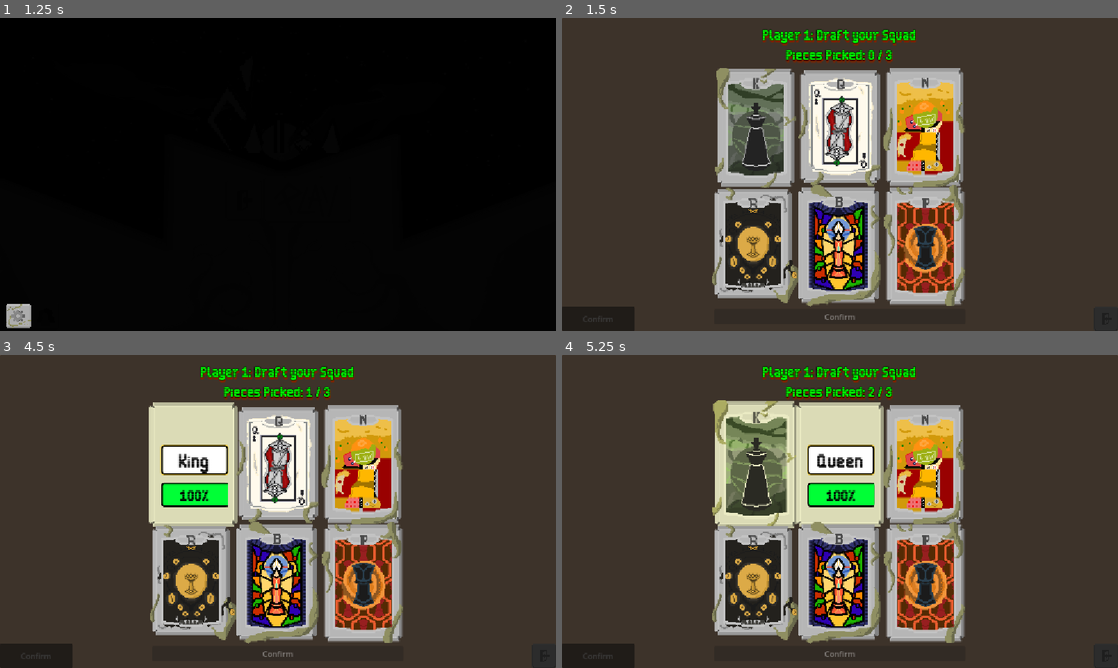
Above: before the commit, frames 1-4 (two rows, left to right).
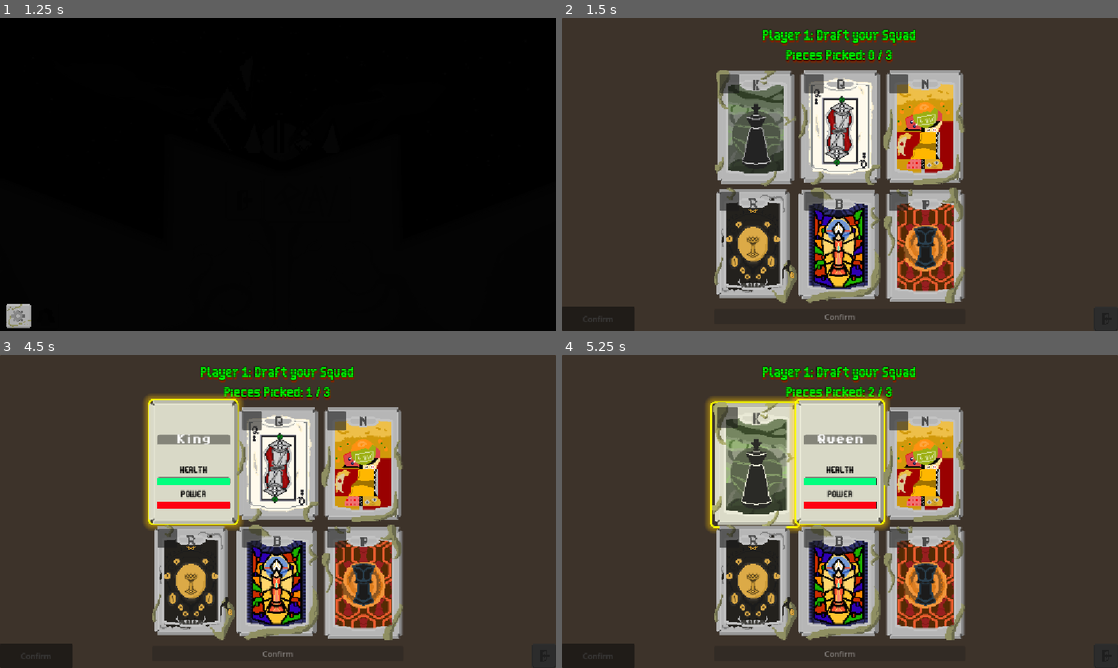
Above: after the commit, the same moments.

Repository: Caiisa-Games/caiisa
Game: Godot game, scene res://scenes/main_menu.tscn
The game is run twice, just before and just after one commit, with the same random seed, the same clock (stepped at 60 frames per second) and the same inputs.
Inputs (mouse positions are in pixels of both pictures, inside the frame that each line leads up to):
- Up to frame 1 (1.25 s): click (344, 196) at 0.5 s
- Up to frame 2 (1.5 s): click (578, 315) at 1.25 s
- Up to frame 3 (4.5 s): click "Confirm" at 2 s; click "Confirm" at 2.75 s; click "Confirm" at 3.5 s; tap Enter at 4.25 s; move the mouse to (194, 464) at 4.27 s; click (194, 464) at 4.42 s
- Up to frame 4 (5.25 s): tap Space at 5 s; move the mouse to (840, 464) at 5.02 s; click (840, 464) at 5.17 s

Frame 1 is identical in both runs. In frame 2, 7.5% of the frame differs, in the area x 27-73%, y 16-93%; in frame 3, 11%; in frame 4, 12%, in the area x 25-73%, y 12-93%.

Commit message:
Card Rework, Classes

Diff:
--- a/scenes/card.gd
+++ b/scenes/card.gd
@@ -1,33 +1,90 @@
 class_name Card
 extends Control
 
-@onready var blank_card = $BlankCard
-@onready var card_texture = $CardTexture
+signal clicked(card: Card)
 
-@export var piece_data: PieceData
+@export_group("Class Icons")
+@export var tank_icon: Texture2D
+@export var berserker_icon: Texture2D
+@export var util_icon: Texture2D
 
+@onready var blank_card: TextureRect = $BlankCard
+@onready var card_texture: TextureRect = $CardTexture
+@onready var selection_glow: Panel = get_node_or_null("SelectionGlow")
+
+@onready var name_label: Label = $BlankCard/Margin/Content/Header/NameLabel
+@onready var piece_texture: TextureRect = $BlankCard/Margin/Content/Header/PieceTexture
+@onready var class_icon_rect: TextureRect = $BlankCard/Margin/Content/ClassIcon
+@onready var class_icon_rect_front: TextureRect = $CardTexture/Panel/ClassIcon
+
+@onready var defense_bar: ProgressBar = $BlankCard/Margin/Content/Stats/DefenseBar
+@onready var power_bar: ProgressBar = $BlankCard/Margin/Content/Stats/PowerBar
+
+var piece_data: PieceData
 var is_selected: bool = false
 var is_disabled: bool = false
 var original_scale: Vector2
 
-signal clicked(card: Card)
-
-func init() -> void:
-	card_texture = $CardTexture
-	blank_card = $BlankCard
+func _ready() -> void:
+	original_scale = scale
 	blank_card.visible = false
-	original_scale = scale
-	_update_display()
+	if selection_glow: selection_glow.visible = false
+	if piece_data:
+		_update_display()
 
 func set_piece_data(data: PieceData) -> void:
 	piece_data = data
-	_update_display()
+	if is_node_ready():
+		_update_display()
 
 func _update_display() -> void:
-	if piece_data == null: return
+	if not piece_data: return
+
 	card_texture.texture = piece_data.card_texture
-	$BlankCard/VBoxContainer/ProgressBar.value = piece_data.defense * 10
-	$BlankCard/VBoxContainer/Label.text = piece_data.name
+	piece_texture.texture = piece_data.texture_white
+	name_label.text = piece_data.name
+	defense_bar.value = piece_data.defense * 10
+	power_bar.value = piece_data.power * 10
+
+	match piece_data.piece_class:
+		PieceData.PieceClass.TANK:
+			class_icon_rect.texture = tank_icon
+		PieceData.PieceClass.BERSERKER:
+			class_icon_rect.texture = berserker_icon
+		PieceData.PieceClass.UTILITY:
+			class_icon_rect.texture = util_icon
+
+	class_icon_rect_front.texture = class_icon_rect.texture
+
+func select() -> void:
+	if is_selected: return
+	is_selected = true
+
+	_animate_selection(true)
+	AudioManager.play_sfx(preload("res://assets/sound/فشردن دکمه های سنگی.mp3"))
+
+func deselect() -> void:
+	if not is_selected: return
+	is_selected = false
+
+	_animate_selection(false)
+
+func _animate_selection(should_select: bool) -> void:
+	var tween = create_tween().set_parallel(true).set_trans(Tween.TRANS_BACK).set_ease(Tween.EASE_OUT)
+
+	if should_select:
+		tween.tween_property(self, "scale", original_scale * 1.075, 0.2)
+		tween.tween_property(self, "modulate", Color(1.2, 1.2, 1.1), 0.2)
+		if selection_glow: selection_glow.show()
+	else:
+		tween.tween_property(self, "scale", original_scale, 0.2)
+		tween.tween_property(self, "modulate", Color.WHITE, 0.2)
+		if selection_glow: selection_glow.hide()
+
+func set_disabled(value: bool) -> void:
+	is_disabled = value
+	modulate = Color(0.3, 0.3, 0.3, 0.8) if value else Color.WHITE
+	mouse_default_cursor_shape = Control.CURSOR_ARROW if value else Control.CURSOR_POINTING_HAND
 
 func _gui_input(event: InputEvent) -> void:
 	if is_disabled: return
@@ -41,23 +98,10 @@
 	if is_disabled: return
 	card_texture.visible = false
 	blank_card.visible = true
+	create_tween().tween_property(self, "position:y", position.y - 5, 0.1)
 
 func _on_mouse_exited() -> void:
+	if is_disabled: return
 	card_texture.visible = true
 	blank_card.visible = false
-
-func select() -> void:
-	AudioManager.play_sfx(preload("res://assets/sound/فشردن دکمه های سنگی.mp3"))
-	is_selected = true
-	scale = original_scale * 1.075
-	modulate = Color(1.2, 1.2, 1)
-
-func deselect() -> void:
-	AudioManager.play_sfx(preload("res://assets/sound/فشردن دکمه های سنگی.mp3"))
-	is_selected = false
-	scale = original_scale
-	modulate = Color.WHITE
-
-func set_disabled(value: bool) -> void:
-	is_disabled = value
-	visible = not value
+	create_tween().tween_property(self, "position:y", position.y + 5, 0.1)
--- a/scenes/card.tscn
+++ b/scenes/card.tscn
@@ -1,74 +1,60 @@
-[gd_scene load_steps=11 format=3 uid="uid://kovxmeios3jx"]
+[gd_scene load_steps=13 format=3 uid="uid://kovxmeios3jx"]
 
 [ext_resource type="Script" uid="uid://budpflnlrxs10" path="res://scenes/card.gd" id="1_d81rb"]
+[ext_resource type="Texture2D" uid="uid://dgp2jjlg42bux" path="res://assets/icons/Class3-2.png" id="2_6ligt"]
+[ext_resource type="Texture2D" uid="uid://by3wq4qweay0" path="res://assets/icons/Class1.png" id="3_8w5pg"]
 [ext_resource type="Texture2D" uid="uid://cvpe2wmkq2go2" path="res://assets/pieces/cards/blank_card.png" id="3_kg30u"]
-[ext_resource type="FontFile" uid="uid://bdc0kuo02kiop" path="res://assets/fonts/Thin Sans.ttf" id="3_ktuci"]
-
-[sub_resource type="StyleBoxFlat" id="StyleBoxFlat_6u4wf"]
-bg_color = Color(1, 1, 1, 1)
-border_width_left = 3
-border_width_top = 3
-border_width_right = 3
-border_width_bottom = 3
-border_color = Color(0, 0, 0, 1)
+[ext_resource type="FontFile" uid="uid://bcunte0mi7gyh" path="res://assets/fonts/Pixel-Bold.ttf" id="4_pixel"]
+[ext_resource type="FontFile" uid="uid://bdc0kuo02kiop" path="res://assets/fonts/Thin Sans.ttf" id="5_thin"]
+[ext_resource type="Texture2D" uid="uid://cktbsrq3xfbxd" path="res://assets/icons/Class2.png" id="6_nvopj"]
+
+[sub_resource type="StyleBoxFlat" id="StyleBoxFlat_glow"]
+draw_center = false
+border_width_left = 4
+border_width_top = 4
+border_width_right = 4
+border_width_bottom = 4
+border_color = Color(1, 0.843137, 0, 1)
+corner_radius_top_left = 8
+corner_radius_top_right = 8
+corner_radius_bottom_right = 8
+corner_radius_bottom_left = 8
+shadow_color = Color(1, 0.647059, 0, 0.45098)
+shadow_size = 12
+
+[sub_resource type="StyleBoxFlat" id="StyleBoxFlat_header"]
+bg_color = Color(0, 0, 0, 0.392157)
 corner_radius_top_left = 5
 corner_radius_top_right = 5
-corner_radius_bottom_right = 5
-corner_radius_bottom_left = 5
-shadow_color = Color(1, 0.65, 0, 0.7137255)
-shadow_size = 3
-
-[sub_resource type="Theme" id="Theme_ktuci"]
-Label/styles/normal = SubResource("StyleBoxFlat_6u4wf")
-
-[sub_resource type="StyleBoxFlat" id="StyleBoxFlat_6ligt"]
-bg_color = Color(1, 1, 1, 1)
-border_width_left = 3
-border_width_top = 3
-border_width_right = 3
-border_width_bottom = 3
+
+[sub_resource type="StyleBoxFlat" id="StyleBoxFlat_bar_bg"]
+content_margin_left = 2.0
+content_margin_top = 2.0
+content_margin_right = 2.0
+content_margin_bottom = 2.0
+bg_color = Color(0.12, 0.12, 0.12, 1)
+border_width_left = 2
+border_width_top = 2
+border_width_right = 2
+border_width_bottom = 2
 border_color = Color(0, 0, 0, 1)
-corner_radius_top_left = 5
-corner_radius_top_right = 5
-corner_radius_bottom_right = 5
-corner_radius_bottom_left = 5
-shadow_color = Color(1, 0.6509804, 0, 0.7137255)
-shadow_size = 2
-
-[sub_resource type="Theme" id="Theme_8w5pg"]
-Label/colors/font_color = Color(0, 0, 0, 1)
-Label/styles/normal = SubResource("StyleBoxFlat_6ligt")
+corner_radius_top_left = 2
+corner_radius_top_right = 2
+corner_radius_bottom_right = 2
+corner_radius_bottom_left = 2
+
+[sub_resource type="StyleBoxFlat" id="StyleBoxFlat_bar_fill"]
+bg_color = Color(0, 0.85, 0.45, 1)
+border_width_right = 1
+border_color = Color(0, 0, 0, 1)
 
 [sub_resource type="StyleBoxFlat" id="StyleBoxFlat_kg30u"]
-bg_color = Color(0.87, 0.87, 0.87, 0)
-border_width_left = 3
-border_width_top = 3
-border_width_right = 3
-border_width_bottom = 3
+bg_color = Color(0.8509804, 0, 0.0627451, 1)
+border_width_right = 1
 border_color = Color(0, 0, 0, 1)
-corner_radius_top_left = 5
-corner_radius_top_right = 5
-corner_radius_bottom_right = 5
-corner_radius_bottom_left = 5
-
-[sub_resource type="StyleBoxFlat" id="StyleBoxFlat_sy11y"]
-bg_color = Color(0, 0.91, 0.21233335, 1)
-border_width_left = 3
-border_width_top = 3
-border_width_bottom = 3
-border_color = Color(0, 0, 0, 1)
-corner_radius_top_left = 5
-corner_radius_bottom_left = 5
-
-[sub_resource type="Theme" id="Theme_6ligt"]
-ProgressBar/colors/font_color = Color(0, 0, 0, 1)
-ProgressBar/styles/background = SubResource("StyleBoxFlat_kg30u")
-ProgressBar/styles/fill = SubResource("StyleBoxFlat_sy11y")
 
 [node name="Card" type="Control"]
-auto_translate_mode = 1
 custom_minimum_size = Vector2(171, 240)
-layout_direction = 2
 layout_mode = 3
 anchors_preset = 8
 anchor_left = 0.5
@@ -84,46 +70,123 @@
 pivot_offset = Vector2(85.5, 120)
 mouse_filter = 1
 script = ExtResource("1_d81rb")
+tank_icon = ExtResource("6_nvopj")
+berserker_icon = ExtResource("3_8w5pg")
+util_icon = ExtResource("2_6ligt")
+
+[node name="SelectionGlow" type="Panel" parent="."]
+layout_mode = 1
+anchors_preset = 15
+anchor_right = 1.0
+anchor_bottom = 1.0
+offset_left = -2.5
+offset_top = -2.0
+offset_right = 1.5
+offset_bottom = 2.0
+grow_horizontal = 2
+grow_vertical = 2
+mouse_filter = 2
+theme_override_styles/panel = SubResource("StyleBoxFlat_glow")
 
 [node name="BlankCard" type="TextureRect" parent="."]
-layout_mode = 0
-offset_right = 40.0
-offset_bottom = 40.0
+layout_mode = 1
+anchors_preset = 15
+anchor_right = 1.0
+anchor_bottom = 1.0
+grow_horizontal = 2
+grow_vertical = 2
 mouse_filter = 2
 texture = ExtResource("3_kg30u")
-
-[node name="VBoxContainer" type="VBoxContainer" parent="BlankCard"]
-layout_mode = 1
-anchors_preset = 8
-anchor_left = 0.5
-anchor_top = 0.5
-anchor_right = 0.5
-anchor_bottom = 0.5
-offset_left = -62.77318
-offset_top = -37.24518
-offset_right = 66.315125
-offset_bottom = 108.27936
-grow_horizontal = 2
-grow_vertical = 2
-mouse_filter = 2
-theme = SubResource("Theme_ktuci")
-theme_override_constants/separation = 16
-
-[node name="Label" type="Label" parent="BlankCard/VBoxContainer"]
-layout_mode = 2
-theme = SubResource("Theme_8w5pg")
-theme_override_fonts/font = ExtResource("3_ktuci")
-theme_override_font_sizes/font_size = 20
+expand_mode = 1
+
+[node name="Margin" type="MarginContainer" parent="BlankCard"]
+layout_mode = 1
+anchors_preset = 15
+anchor_right = 1.0
+anchor_bottom = 1.0
+offset_left = 0.5
+offset_right = 0.5
+grow_horizontal = 2
+grow_vertical = 2
+mouse_filter = 2
+theme_override_constants/margin_left = 15
+theme_override_constants/margin_top = 15
+theme_override_constants/margin_right = 15
+theme_override_constants/margin_bottom = 29
+
+[node name="Content" type="VBoxContainer" parent="BlankCard/Margin"]
+layout_mode = 2
+mouse_filter = 2
+theme_override_constants/separation = 12
+
+[node name="ClassIcon" type="TextureRect" parent="BlankCard/Margin/Content"]
+custom_minimum_size = Vector2(40, 40)
+layout_mode = 2
+size_flags_horizontal = 8
+mouse_filter = 2
+expand_mode = 1
+stretch_mode = 5
+
+[node name="Header" type="VBoxContainer" parent="BlankCard/Margin/Content"]
+layout_mode = 2
+mouse_filter = 2
+
+[node name="PieceTexture" type="TextureRect" parent="BlankCard/Margin/Content/Header"]
+visible = false
+custom_minimum_size = Vector2(14.5, 64)
+layout_mode = 2
+expand_mode = 1
+
+[node name="NameLabel" type="Label" parent="BlankCard/Margin/Content/Header"]
+layout_mode = 2
+theme_override_fonts/font = ExtResource("4_pixel")
+theme_override_font_sizes/font_size = 18
+theme_override_styles/normal = SubResource("StyleBoxFlat_header")
 text = "NAME"
 horizontal_alignment = 1
 
-[node name="ProgressBar" type="ProgressBar" parent="BlankCard/VBoxContainer"]
-layout_mode = 2
-mouse_filter = 2
-theme = SubResource("Theme_6ligt")
-theme_override_fonts/font = ExtResource("3_ktuci")
+[node name="Stats" type="VBoxContainer" parent="BlankCard/Margin/Content"]
+layout_mode = 2
+size_flags_vertical = 10
+mouse_filter = 2
+
+[node name="DefTitle" type="Label" parent="BlankCard/Margin/Content/Stats"]
+layout_mode = 2
+theme_override_colors/font_color = Color(0, 0, 0, 1)
+theme_override_fonts/font = ExtResource("5_thin")
+theme_override_font_sizes/font_size = 10
+text = "HEALTH"
+horizontal_alignment = 1
+
+[node name="DefenseBar" type="ProgressBar" parent="BlankCard/Margin/Content/Stats"]
+custom_minimum_size = Vector2(0, 14)
+layout_mode = 2
+mouse_filter = 2
+theme_override_styles/background = SubResource("StyleBoxFlat_bar_bg")
+theme_override_styles/fill = SubResource("StyleBoxFlat_bar_fill")
 max_value = 10.0
-value = 2.0
+step = 1.0
+value = 5.0
+show_percentage = false
+
+[node name="PowTitle" type="Label" parent="BlankCard/Margin/Content/Stats"]
+layout_mode = 2
+theme_override_colors/font_color = Color(0, 0, 0, 1)
+theme_override_fonts/font = ExtResource("5_thin")
+theme_override_font_sizes/font_size = 10
+text = "POWER"
+horizontal_alignment = 1
+
+[node name="PowerBar" type="ProgressBar" parent="BlankCard/Margin/Content/Stats"]
+custom_minimum_size = Vector2(0, 14)
+layout_mode = 2
+mouse_filter = 2
+theme_override_styles/background = SubResource("StyleBoxFlat_bar_bg")
+theme_override_styles/fill = SubResource("StyleBoxFlat_kg30u")
+max_value = 10.0
+step = 1.0
+value = 5.0
+show_percentage = false
 
 [node name="CardTexture" type="TextureRect" parent="."]
 layout_mode = 1
@@ -133,6 +196,20 @@
 grow_horizontal = 2
 grow_vertical = 2
 mouse_filter = 2
+expand_mode = 1
+
+[node name="Panel" type="Panel" parent="CardTexture"]
+layout_mode = 0
+offset_left = 12.0
+offset_top = 9.0
+offset_right = 52.0
+offset_bottom = 49.0
+
+[node name="ClassIcon" type="TextureRect" parent="CardTexture/Panel"]
+layout_mode = 0
+offset_left = 0.5
+offset_right = 40.5
+offset_bottom = 40.0
 
 [connection signal="mouse_entered" from="." to="." method="_on_mouse_entered"]
 [connection signal="mouse_exited" from="." to="." method="_on_mouse_exited"]
--- a/scenes/piece_selection.gd
+++ b/scenes/piece_selection.gd
@@ -59,10 +59,11 @@
 	var card_scene = load("res://scenes/card.tscn")
 	for piece in available_pieces:
 		var card = card_scene.instantiate() as Card
-		card.init()
+
+		selection_grid.add_child(card)
+
 		card.set_piece_data(piece)
 		card.clicked.connect(_on_card_interacted)
-		selection_grid.add_child(card)
 	_update_ui()
 
 func _start_placement_phase() -> void:
@@ -78,7 +79,6 @@
 	var card_scene = load("res://scenes/card.tscn")
 	for piece in _get_current_hand():
 		var card = card_scene.instantiate() as Card
-		card.init()
 		card.set_piece_data(piece)
 		card.clicked.connect(_on_card_interacted)
 		card_flow.add_child(card)
